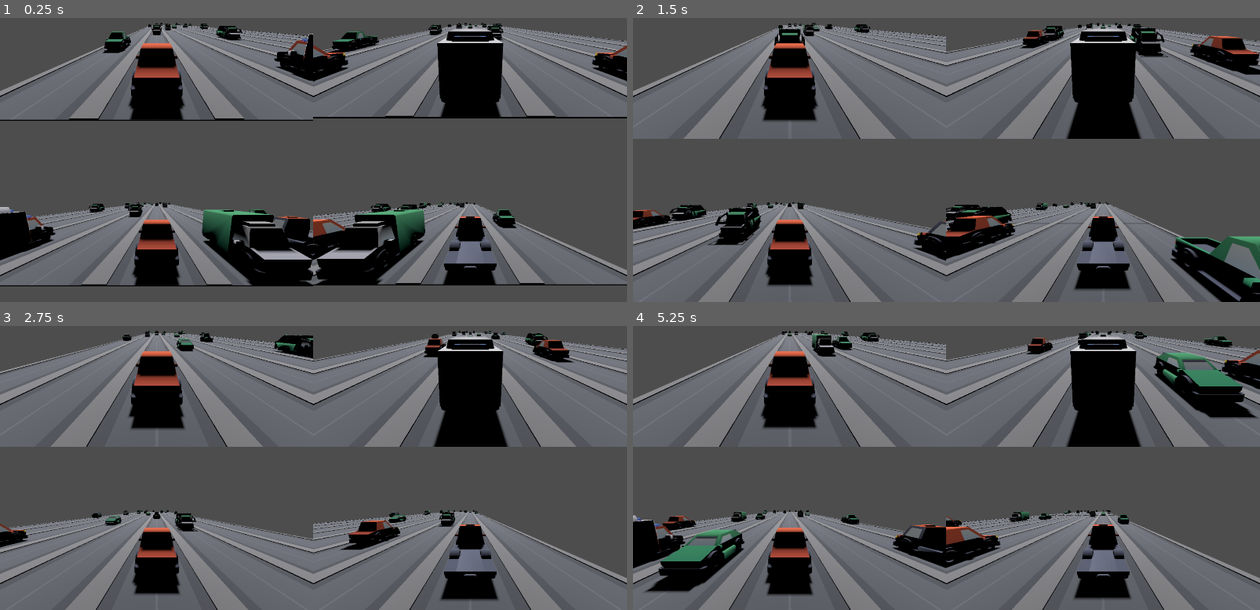
Above: before the commit, frames 1-4 (two rows, left to right).
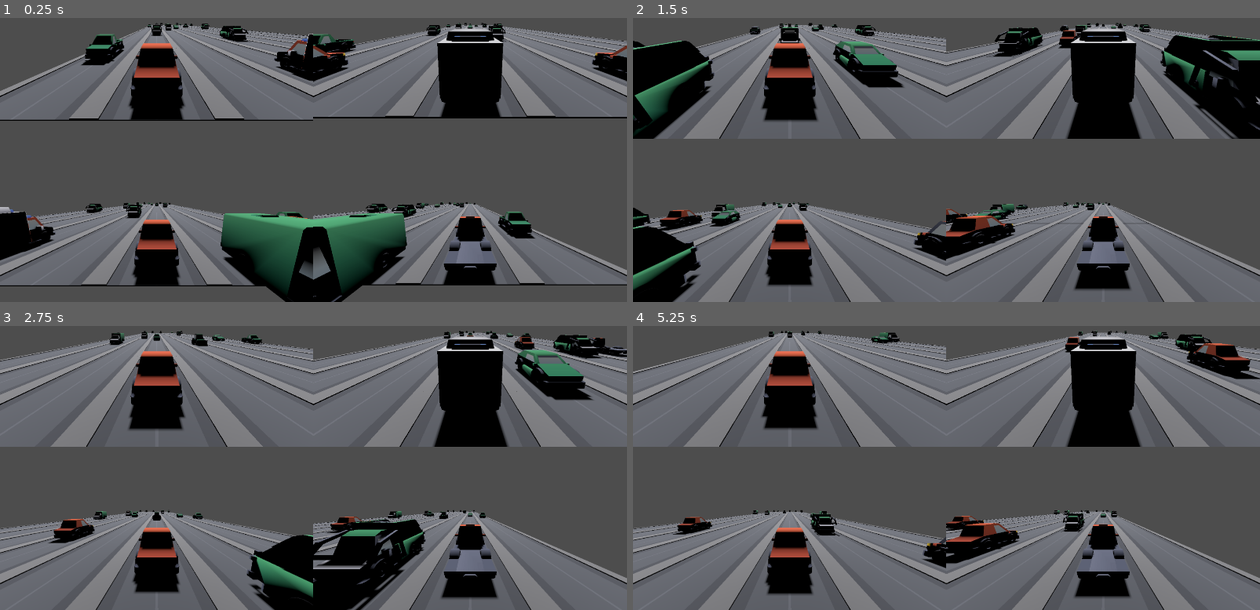
Above: after the commit, the same moments.

Repository: ethanbaedke/Race-Down-Roosevelt
Game: Godot game, scene res://race/race.tscn
Two runs of this game, one before a commit and one after it. Both use one fixed random seed, a clock stepped at 60 frames per second and the inputs below.
Inputs:
- Up to frame 1 (0.25 s): no input
- Up to frame 2 (1.5 s): tap Enter at 0.5 s; hold D 0.53-1.28 s; tap C at 0.6 s; hold A from 1.28 s (still down); tap X at 1.35 s
- Up to frame 3 (2.75 s): release A at 2.03 s; hold D from 2.03 s (still down); tap C at 2.1 s
- Up to frame 4 (5.25 s): tap X at 2.85, 4.35 s; release D at 3.53 s; hold A from 3.53 s (still down); tap C at 3.6, 5.1 s

The runs differ from the first frame. In frame 1, 8.4% of the frame differs, in the area x 12-86%, y 1-100%; in frame 2, 17%, in the area x 0-100%, y 1-100%; in frame 3, 12%; in frame 4, 11%.

Commit message:
Added different speeds to traffic vehicles and handeled traffic vehicles colliding with one another.

Diff:
--- a/race-down-roosevelt/vehicles/traffic_vehicles/delivery_truck.tscn
+++ b/race-down-roosevelt/vehicles/traffic_vehicles/delivery_truck.tscn
@@ -8,6 +8,7 @@
 
 [node name="DeliveryTruck" type="Node3D" unique_id=420836042]
 script = ExtResource("1_n6ejh")
+speed = 7
 
 [node name="DeliveryTruckModel" parent="." unique_id=1670465579 instance=ExtResource("1_v557o")]
 transform = Transform3D(-1, 0, -8.742278e-08, 0, 1, 0, 8.742278e-08, 0, -1, 0, 0, 0)
--- a/race-down-roosevelt/vehicles/traffic_vehicles/garbage_truck.tscn
+++ b/race-down-roosevelt/vehicles/traffic_vehicles/garbage_truck.tscn
@@ -8,6 +8,7 @@
 
 [node name="GarbageTruck" type="Node3D" unique_id=1990659986]
 script = ExtResource("1_pqwpp")
+speed = 4
 
 [node name="GarbageTruckModel" parent="." unique_id=737302542 instance=ExtResource("1_xca71")]
 transform = Transform3D(-1, 0, -8.742278e-08, 0, 1, 0, 8.742278e-08, 0, -1, 0, 0, 0)
--- a/race-down-roosevelt/vehicles/traffic_vehicles/hatchback.tscn
+++ b/race-down-roosevelt/vehicles/traffic_vehicles/hatchback.tscn
@@ -8,6 +8,7 @@
 
 [node name="Hatchback" type="Node3D" unique_id=1058239849]
 script = ExtResource("1_hnv7o")
+speed = 16
 
 [node name="HatchbackModel" parent="." unique_id=1056378223 instance=ExtResource("1_k17uf")]
 transform = Transform3D(-1, 0, -8.742278e-08, 0, 1, 0, 8.742278e-08, 0, -1, 0, 0, 0)
--- a/race-down-roosevelt/vehicles/traffic_vehicles/pickup_truck.tscn
+++ b/race-down-roosevelt/vehicles/traffic_vehicles/pickup_truck.tscn
@@ -8,6 +8,7 @@
 
 [node name="PickupTruck" type="Node3D" unique_id=1813783315]
 script = ExtResource("1_0f3gt")
+speed = 10
 
 [node name="PickupTruckModel" parent="." unique_id=1601011641 instance=ExtResource("1_oschr")]
 transform = Transform3D(-1, 0, -8.742278e-08, 0, 1, 0, 8.742278e-08, 0, -1, 0, 0, 0)
--- a/race-down-roosevelt/vehicles/traffic_vehicles/suv.tscn
+++ b/race-down-roosevelt/vehicles/traffic_vehicles/suv.tscn
@@ -8,6 +8,7 @@
 
 [node name="Suv" type="Node3D" unique_id=81436809]
 script = ExtResource("1_k0c0p")
+speed = 13
 
 [node name="SuvModel" parent="." unique_id=1204516061 instance=ExtResource("1_b56m0")]
 transform = Transform3D(-1, 0, -8.742278e-08, 0, 1, 0, 8.742278e-08, 0, -1, 0, 0, 0)
--- a/race-down-roosevelt/vehicles/traffic_vehicles/traffic_vehicle.gd
+++ b/race-down-roosevelt/vehicles/traffic_vehicles/traffic_vehicle.gd
@@ -1,6 +1,9 @@
 class_name TrafficVehicle extends Node3D
 
-@onready var collision_shape:CollisionShape3D = $Area3D/CollisionShape3D
+@export var speed:int = 1
+
+@onready var _collision_area:Area3D = $Area3D
+@onready var _collision_shape:CollisionShape3D = $Area3D/CollisionShape3D
 
 func explode() -> void:
 
@@ -9,10 +12,36 @@
 
 func disable_vehicle() -> void:
 
-	collision_shape.disabled = true
+	_collision_shape.disabled = true
 	self.visible = false
 
 func enable_vehicle() -> void:
 
-	collision_shape.disabled = false
+	_collision_shape.disabled = false
 	self.visible = true
+
+# Called when this racer bumps a racer in front of it.
+func _handle_traffic_vehicle_bump(other:TrafficVehicle) -> void:
+
+	RdrLogger.log(self, "Traffic vehicle rear ended another traffic vehicle. Set to tailgate.")
+
+	# Simply set the behind vehicles speed equal to the bumped vehicles speed and let it tailgate.
+	self.speed = other.speed
+
+func _collision_area_entered(area: Area3D) -> void:
+
+	var parent:Node3D = area.get_parent_node_3d()
+	if (parent is TrafficVehicle):
+		# Ignore if this collision if this vehicle is in front of the vehicle it hit.
+		# Traffic vehicle bumps are always handeled by the behind vehicle.
+		if (area.global_position.z < _collision_area.global_position.z):
+			return
+		_handle_traffic_vehicle_bump(parent)
+
+func _ready() -> void:
+
+	_collision_area.area_entered.connect(_collision_area_entered)
+
+func _process(delta: float) -> void:
+
+	position.z -= speed * delta
